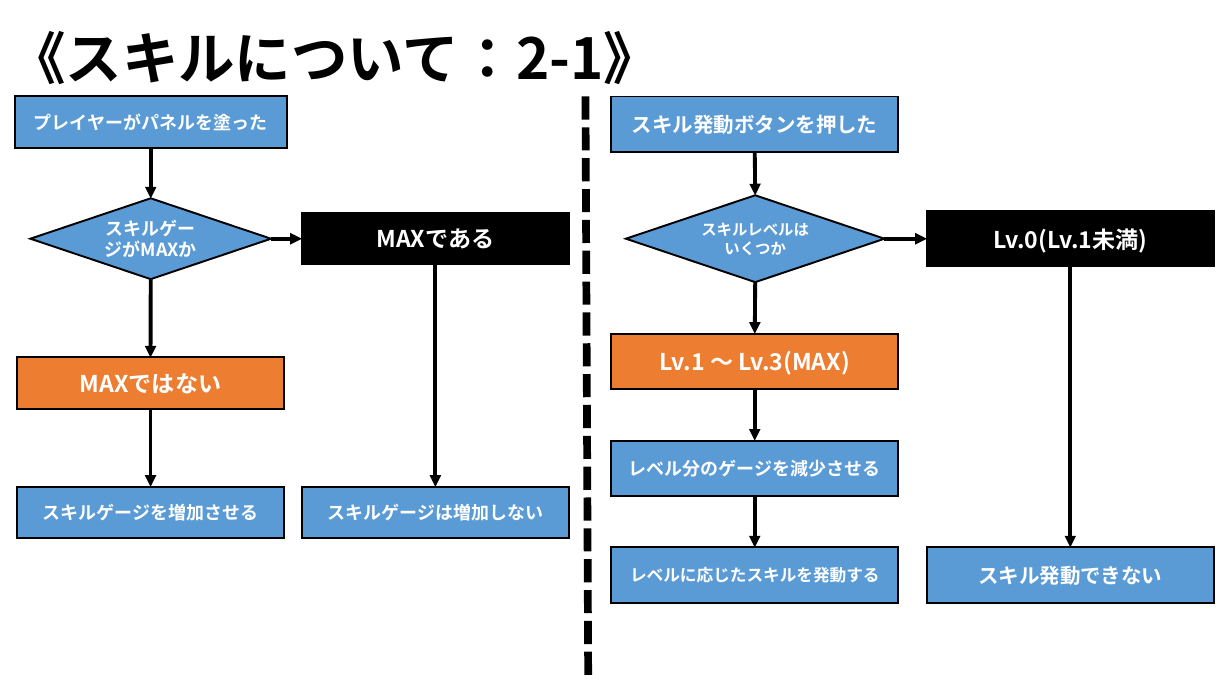
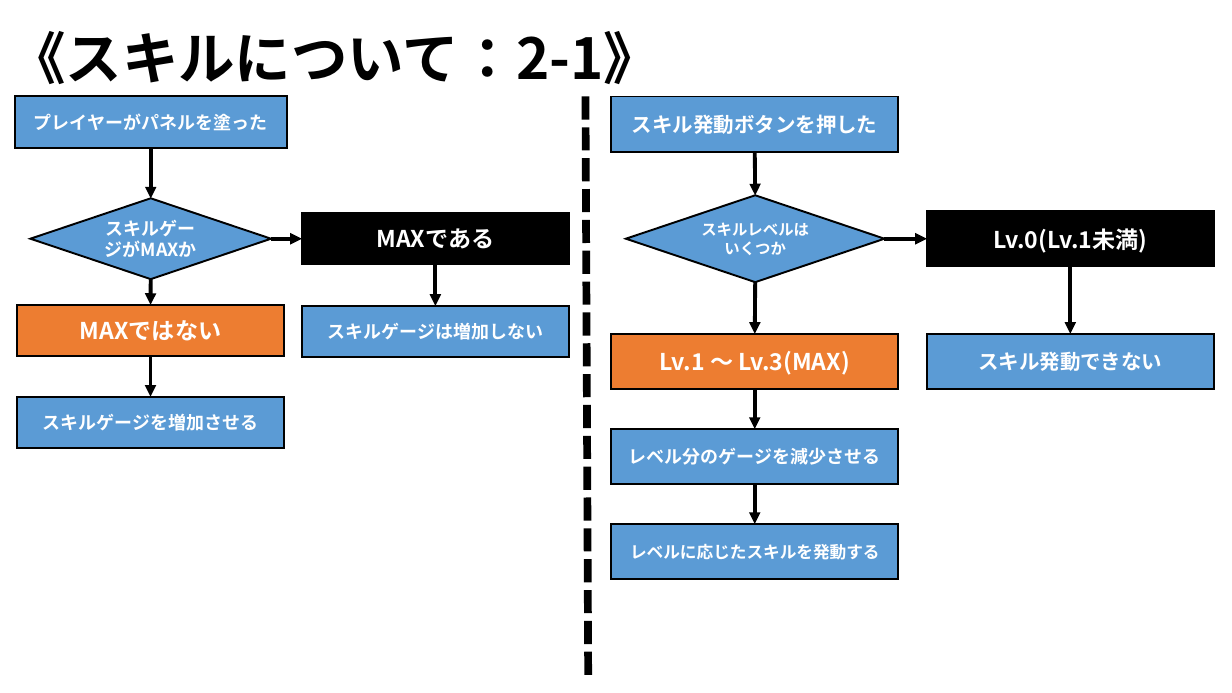
Before and after one commit to ARITA-MEIGEN/C-Team001, a slide deck: slide 29 of data/GS3_チーム2_仕様書.pptx. Drawn at 1232x693 pixels with LibreOffice and Linux fonts; fonts in the diff are those of the drawing; background and template pictures are left out. Boxes give left, top, right and bottom in pixels: in the first picture for what was removed or moved away, otherwise in the second. Text is boxed around its words. In the diff, an @@ line names an element or a change of style, - is before the commit and + after.

```diff
--- a/data/GS3_チーム2_仕様書.pptx
+++ b/data/GS3_チーム2_仕様書.pptx
@@ arrow moved from (435, 264) - (435, 487) to (435, 264) - (435, 306) @@
@@ arrow moved from (1070, 266) - (1070, 547) to (1070, 266) - (1070, 334) @@
@@ arrow moved from (151, 279) - (151, 358) to (151, 279) - (151, 305) @@
@@ rectangle "MAXではない": place and size @@
-rectangle "MAXではない" at box(17, 358, 284, 409)
+rectangle "MAXではない" at box(17, 305, 284, 357)
@@ rectangle "スキルゲージは増加しない": place and size @@
-rectangle "スキルゲージは増加しない" at box(302, 487, 569, 539)
+rectangle "スキルゲージは増加しない" at box(302, 306, 569, 358)
@@ arrow moved from (151, 409) - (151, 487) to (151, 356) - (151, 396) @@
@@ rectangle "スキル発動できない": place and size @@
-rectangle "スキル発動できない" at box(927, 547, 1214, 603)
+rectangle "スキル発動できない" at box(927, 334, 1214, 389)
@@ arrow moved from (755, 389) - (755, 441) to (755, 389) - (755, 429) @@
@@ rectangle "スキルゲージを増加させる": place and size @@
-rectangle "スキルゲージを増加させる" at box(17, 487, 284, 539)
+rectangle "スキルゲージを増加させる" at box(17, 396, 284, 448)
@@ rectangle "レベル分のゲージを減少させる": place and size @@
-rectangle "レベル分のゲージを減少させる" at box(612, 441, 899, 496)
+rectangle "レベル分のゲージを減少させる" at box(612, 429, 899, 484)
@@ arrow moved from (755, 496) - (755, 547) to (755, 484) - (755, 524) @@
@@ rectangle "レベルに応じたスキルを発動する": place and size @@
-rectangle "レベルに応じたスキルを発動する" at box(612, 547, 899, 603)
+rectangle "レベルに応じたスキルを発動する" at box(612, 524, 899, 579)
```
Also in this commit, not shown: 14 other slides changed.
